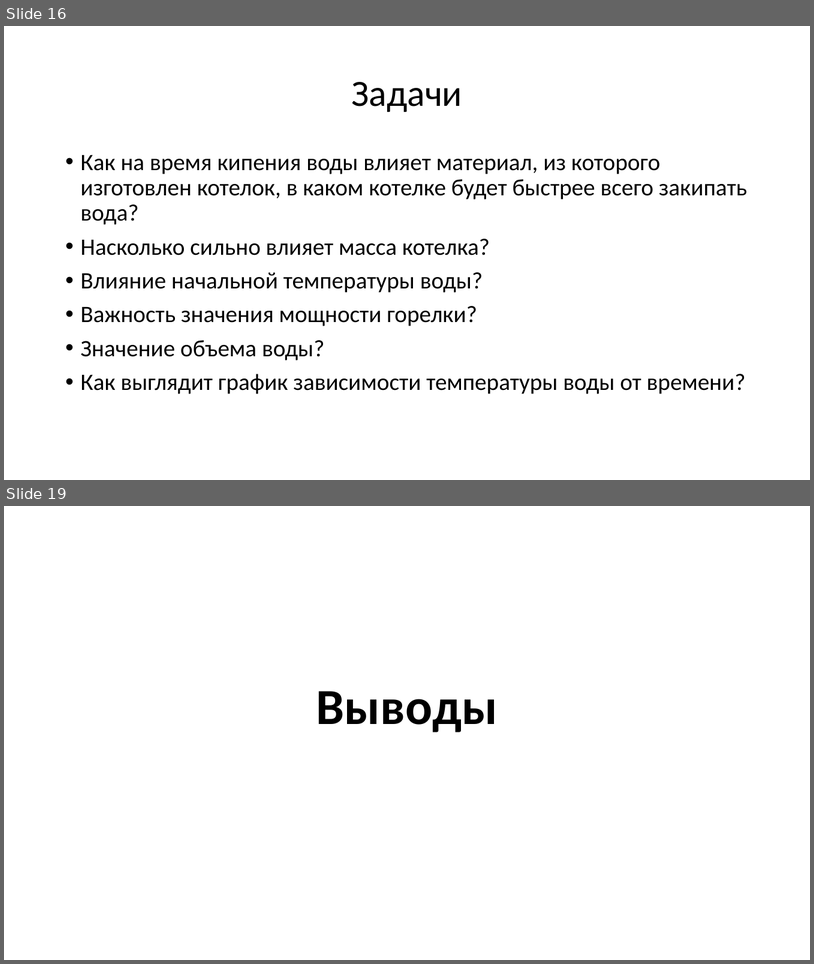
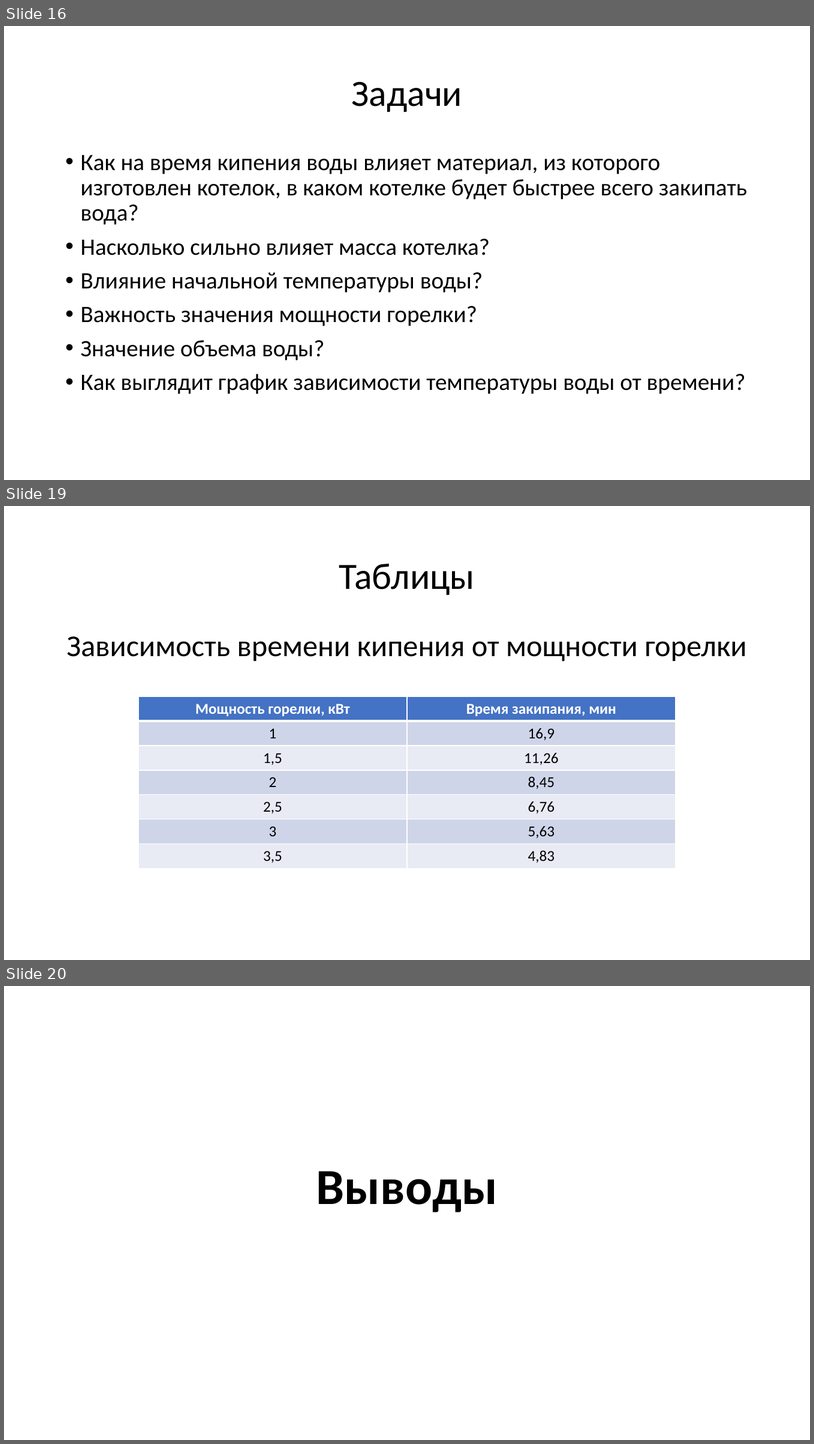
Before and after one commit to cherenuk/modeling, a slide deck: info/Моделирование.pptx. Shown one above the other, each under a label of ours: slides 16 and 19 before the commit, slides 16, 19 and 20 after it; the slides between them are not shown. The pictures are 814x964 and 814x1444 pixels, drawn with LibreOffice and Linux fonts; fonts in the diff are those of the drawing; background and template pictures are left out. Boxes give left, top, right and bottom in pixels: in the first picture for what was removed or moved away, otherwise in the second. Text is boxed around its words. In the diff, an @@ line names an element or a change of style, - is before the commit and + after.

```diff
--- a/info/Моделирование.pptx
+++ b/info/Моделирование.pptx
@@ slide 19 added at (4,506,810,960), background picture (left out) @@
@@ title added at (66,564,747,661), 36 pt, text #000000 @@
+Таблицы
+Зависимость времени кипения от мощности горелки
@@ table added at (138,697,675,868), 7 rows, 2 columns @@
+Мощность горелки, кВт | Время закипания, мин
+1 | 16,9
+1,5 | 11,26
+2 | 8,45
+2,5 | 6,76
+3 | 5,63
+3,5 | 4,83
@@ what was slide 19 is now slide 20 @@
```
Also in this commit, not shown: 2 slides changed, 1 other slide added, 1 slide removed.
